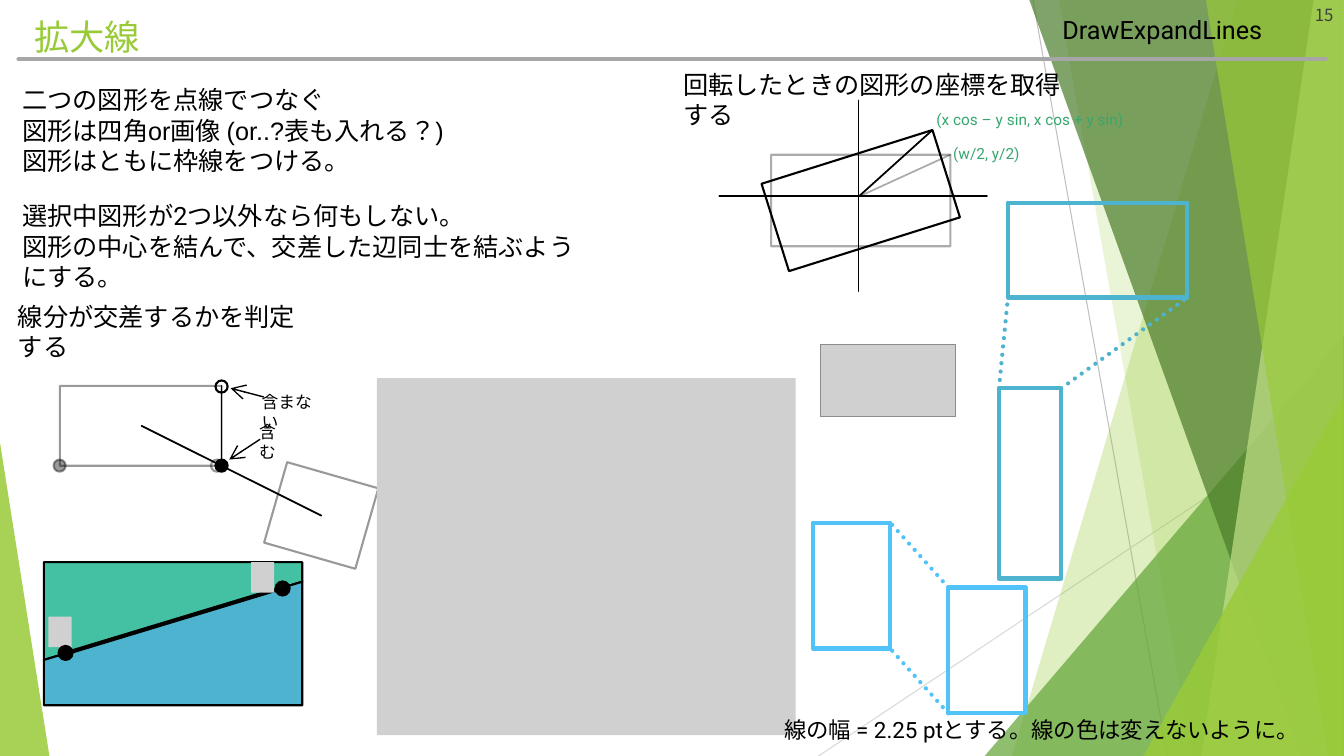
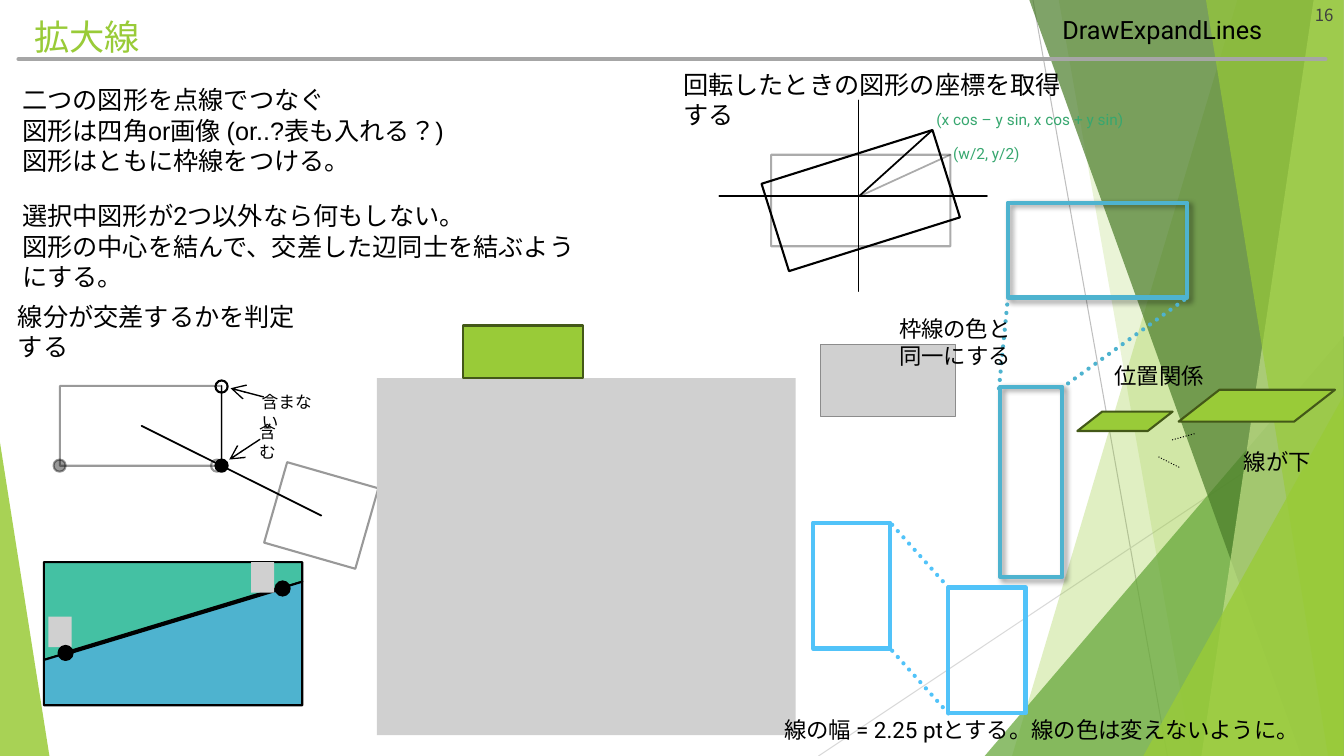
Before and after one commit to hitsuji-ga-u/pawapo, a slide deck: slide 16 of slide/customUI_debug.pptm (slide 15 before the commit). Drawn at 1344x756 pixels with LibreOffice and Linux fonts; fonts in the diff are those of the drawing; grey boxes stand for pictures. Boxes give left, top, right and bottom in pixels: in the first picture for what was removed or moved away, otherwise in the second. Text is boxed around its words. In the diff, an @@ line names an element or a change of style, - is before the commit and + after.

```diff
--- a/slide/customUI_debug.pptm
+++ b/slide/customUI_debug.pptm
@@ page number at (x1=1315, y1=8, x2=1334, y2=21): text changed @@
-15
+16
@@ rectangle at (x1=1008, y1=203, x2=1188, y2=297): shadow on @@
@@ rectangle added at (x1=463, y1=326, x2=583, y2=378), fill #99CB38, outline #435919 1.5 pt @@
@@ text added at (x1=899, y1=314, x2=1011, y2=369), 16 pt, text #000000 @@
+枠線の色と
+同一にする
@@ rectangle at (x1=1000, y1=387, x2=1063, y2=578): shadow on @@
@@ text added at (x1=1115, y1=361, x2=1204, y2=389), 16 pt, text #000000 @@
+位置関係
@@ parallelogram added at (x1=1078, y1=411, x2=1174, y2=431), fill #99CB38, outline #435919 1.5 pt @@
@@ parallelogram added at (x1=1179, y1=390, x2=1335, y2=422), fill #99CB38, outline #435919 1.5 pt @@
@@ line added from (1173, 440) to (1197, 434), #000000 1 pt dashed @@
@@ text added at (x1=1244, y1=448, x2=1311, y2=472), 16 pt, text #000000 @@
+線が下
@@ line added from (1159, 457) to (1182, 469), #000000 1 pt dashed @@
```
Also in this commit, not shown: 3 other slides changed, 1 slide added, 10 other files.
